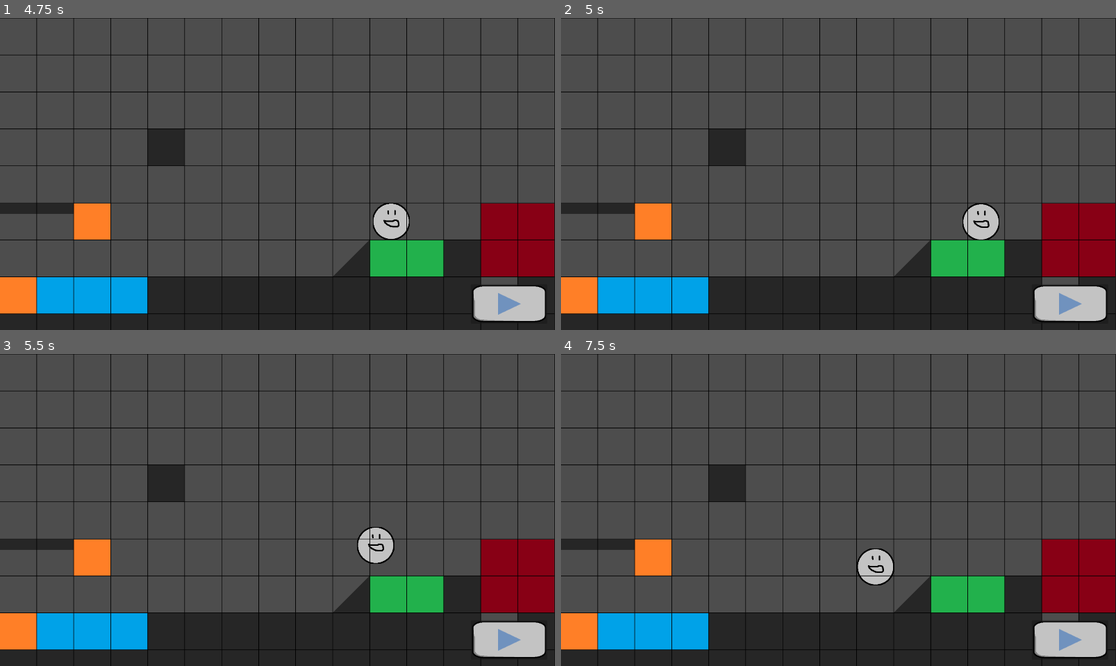
Above: before the commit, frames 1-4 (two rows, left to right).
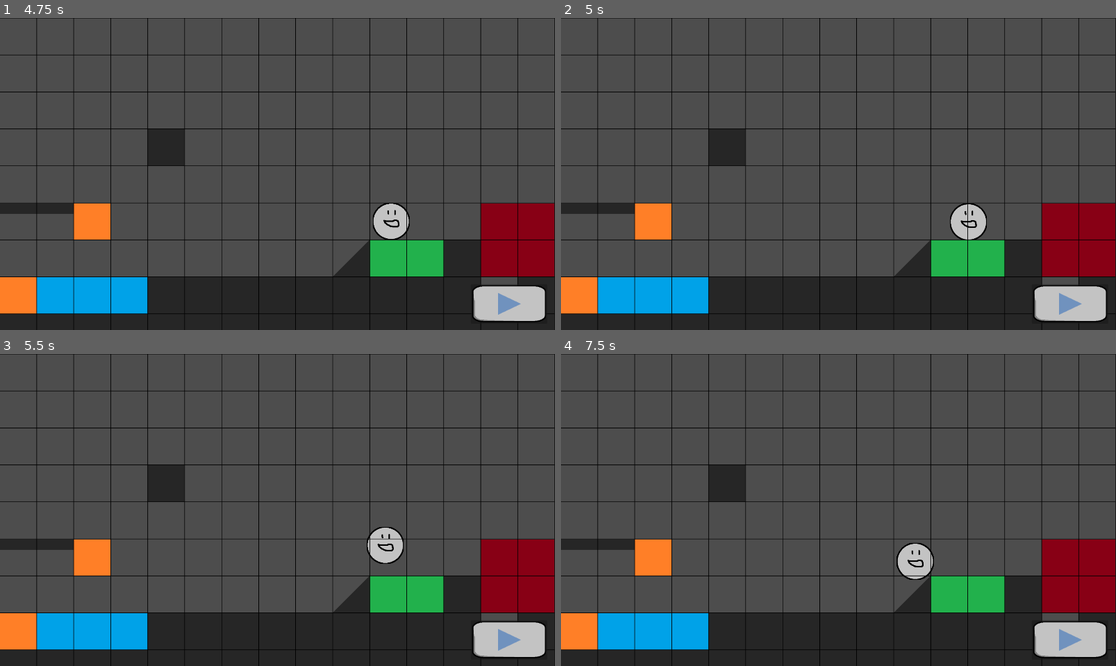
Above: after the commit, the same moments.

Repository: superwhack/levelsmith-platformer
Game: Godot game, scene res://Scenes/node_2d.tscn
Two runs of this game, one before a commit and one after it. Both use one fixed random seed, a clock stepped at 60 frames per second and the inputs below.
Inputs (mouse positions are in pixels of both pictures, inside the frame that each line leads up to):
- Up to frame 1 (4.75 s): click (510, 305) at 0.5 s; tap Enter at 1.25 s; move the mouse to (399, 158) at 1.27 s; hold Right (right) 1.28-2.78 s; click (399, 158) at 1.35 s; tap Space (jump) at 1.52, 2.27, 3.77, 4.52 s; move the mouse to (166, 189) at 2.02 s; click (166, 189) at 2.1 s; move the mouse to (333, 105) at 2.77 s; hold Left (left) 2.78-3.53 s; click (333, 105) at 2.85 s; move the mouse to (249, 236) at 3.52 s; hold Right (right) from 3.53 s (still down); click (249, 236) at 3.6 s; move the mouse to (444, 220) at 4.27 s; click (444, 220) at 4.35 s
- Up to frame 2 (5 s): keep holding Right (right)
- Up to frame 3 (5.5 s): move the mouse to (111, 463) at 5.02 s; release Right (right) at 5.03 s; hold Left (left) from 5.03 s (still down); click (111, 463) at 5.1 s; tap Space (jump) at 5.27 s
- Up to frame 4 (7.5 s): move the mouse to (866, 510) at 5.77 s; release Left (left) at 5.78 s; hold Right (right) 5.78-6.53 s; click (866, 510) at 5.85 s; move the mouse to (755, 432) at 6.52 s; hold Left (left) from 6.53 s (still down); click (755, 432) at 6.6 s; tap Space (jump) at 6.77 s; move the mouse to (960, 494) at 7.27 s; click (960, 494) at 7.35 s

Frame 1 is identical in both runs. In frame 2, 0.6% of the frame differs, in the area x 70-79%, y 59-72%; in frame 3, 0.6%; in frame 4, 1.3%, in the area x 53-68%, y 60-75%.

Commit message:
Fixed slow tile
Previously slow tile was bugged so it didn't slow the player down, this has been fixed

Diff:
--- a/levelsmith-platformer/Scripts/Player.gd
+++ b/levelsmith-platformer/Scripts/Player.gd
@@ -58,7 +58,7 @@
 	var direction := Input.get_axis("left", "right");
 	# If a direct is pressed, move in the direction, otherwise decellerate towards a 0 velocity
 	if direction:
-		accX = direction * groundSpeed * 400;
+		accX = direction * speedMod;
 	else:
 		accX = -velocity.x;
 
@@ -69,7 +69,7 @@
 
 	# Adjust velocity by acceleration
 	velocity.x += accX;
-	velocity.x = clamp(velocity.x, -groundSpeed * 400, groundSpeed * 400);
+	velocity.x = clamp(velocity.x, -speedMod, speedMod);
 
 ## Have the player take damage
 ## amount: damage to deal
